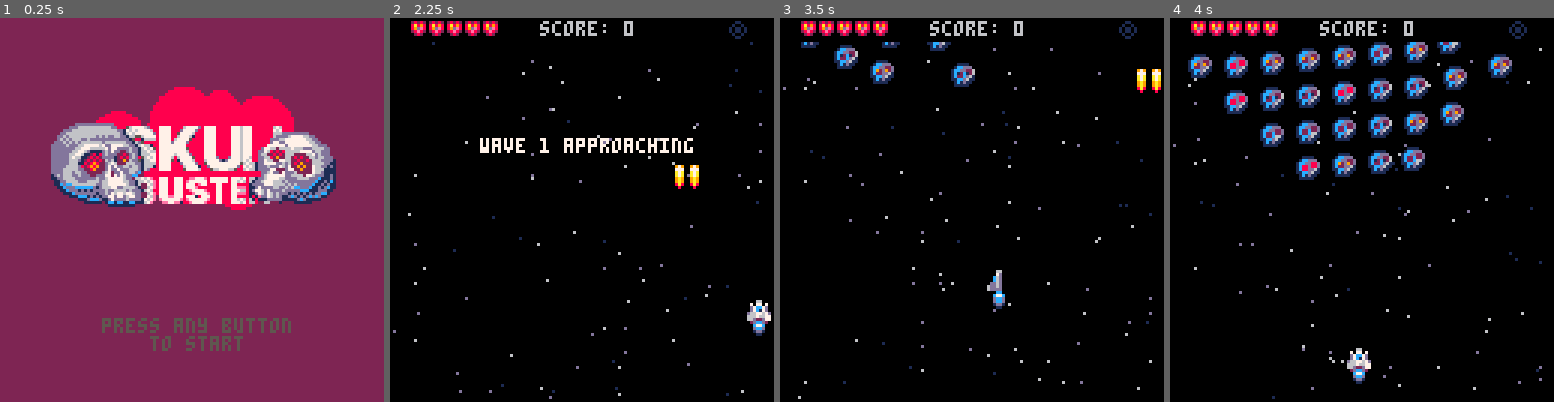
Above: before the commit, frames 1-4 (left to right).
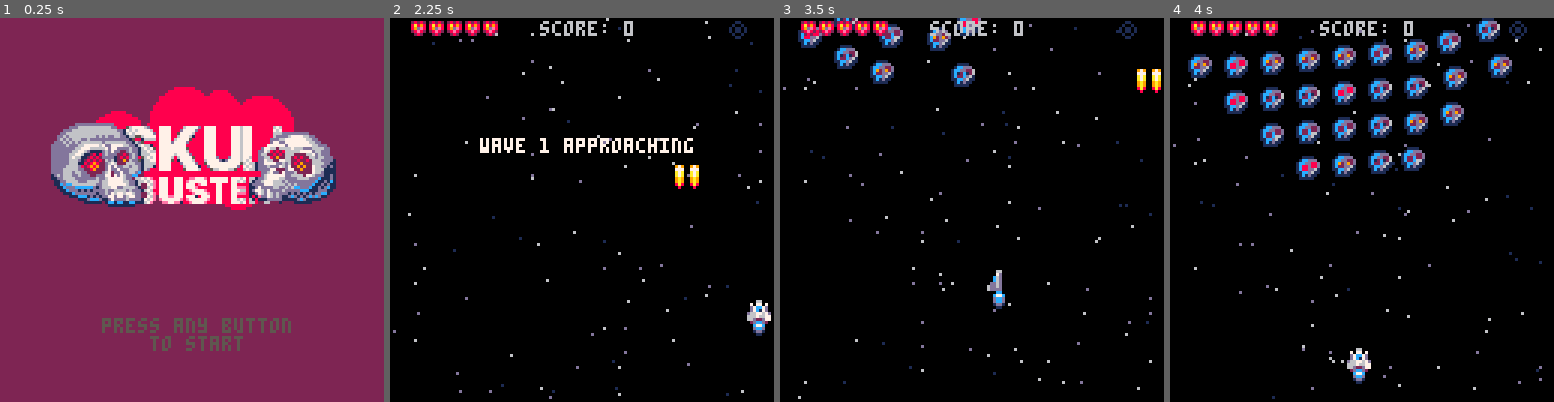
Above: after the commit, the same moments.

Repository: jimmac/pico-shed
Game: PICO-8 cartridge skulls.p8
The game is run twice, just before and just after one commit, with the same random seed, the same clock (stepped at 60 frames per second) and the same inputs.
Inputs:
- Up to frame 1 (0.25 s): no input
- Up to frame 2 (2.25 s): tap X (X key) at 0.33, 1.07, 1.85 s; tap O (Z key) at 0.7, 1.7, 2.1 s; hold Right 1.6-2.1 s; hold Up from 2.15 s (still down)
- Up to frame 3 (3.5 s): release Up at 2.42 s; hold Right 2.47-3.03 s; tap O (Z key) at 2.5, 2.9, 3.3 s; tap X (X key) at 2.97 s; hold Left from 3.08 s (still down)
- Up to frame 4 (4 s): release Left at 3.58 s; hold Down 3.63-3.97 s; tap O (Z key) at 3.7 s

Frame 1 is identical in both runs. In frame 2, less than 0.1% of the frame differs, in the area x 17-84%, y 0-7%; in frame 3, 0.8%, in the area x 4-89%, y 0-7%; in frame 4, 0.6%.

Commit message:
larger screen estate
- this isn't gnome shell ;)

Diff:
--- a/skulls.p8
+++ b/skulls.p8
@@ -133,7 +133,8 @@
 
 
 function draw_menu ()
-	rectfill(0,0,128,7,0)
+	--bg
+	--rectfill(0,0,128,7,0)
 
 
  --score
